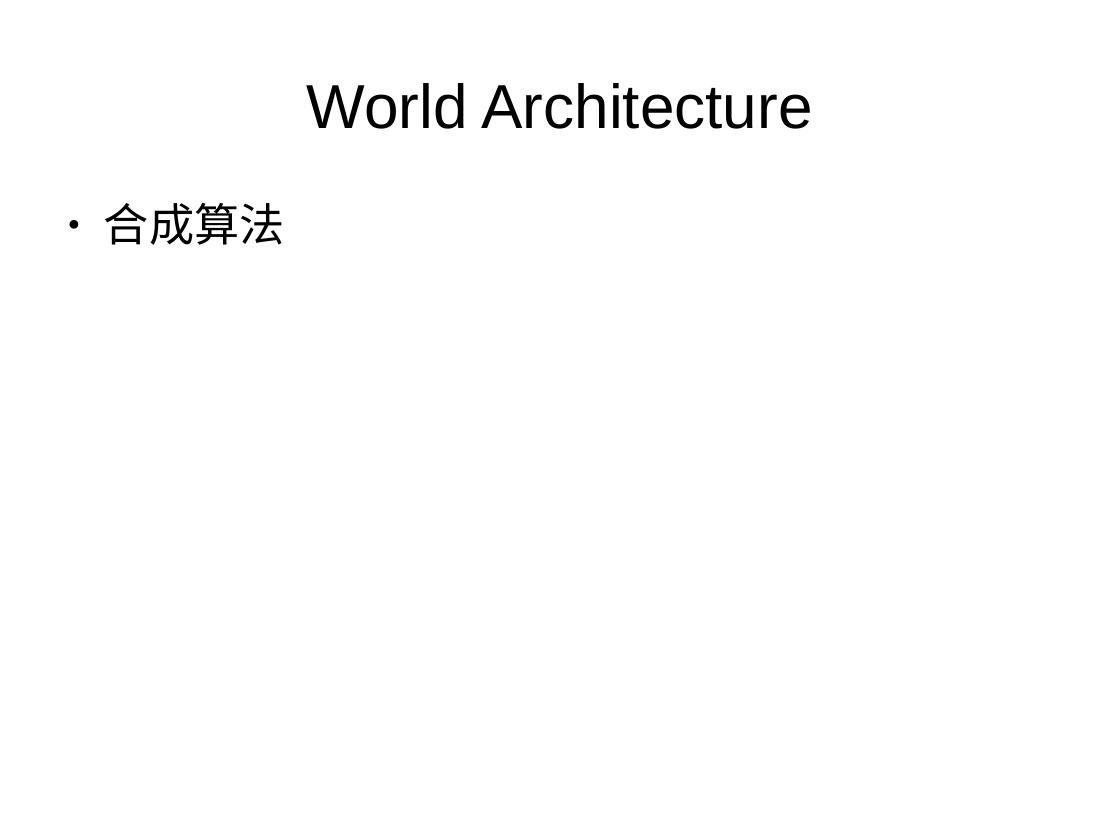
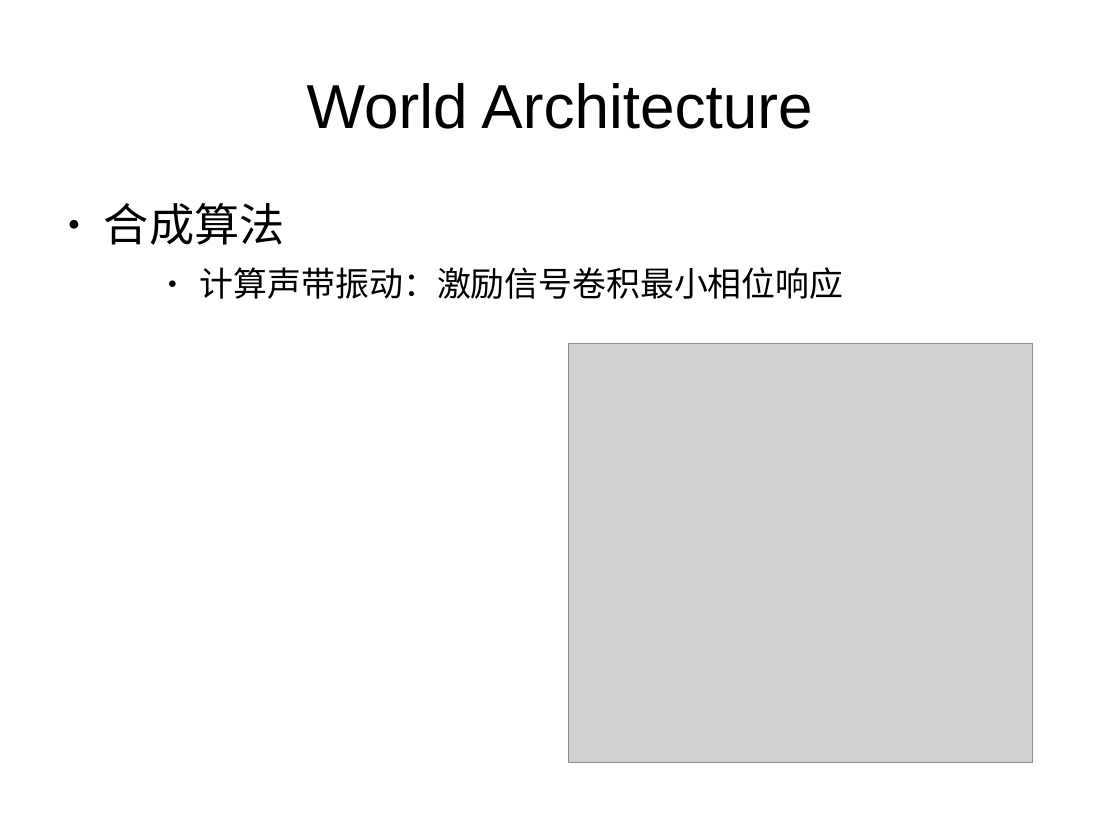
Before and after one commit to iloveat/book_share, a slide deck: slide 8 of world/world.odp. Drawn at 1120x840 pixels with LibreOffice and Linux fonts; fonts in the diff are those of the drawing; grey boxes stand for pictures. Boxes give left, top, right and bottom in pixels: in the first picture for what was removed or moved away, otherwise in the second. Text is boxed around its words. In the diff, an @@ line names an element or a change of style, - is before the commit and + after.

```diff
--- a/world/world.odp
+++ b/world/world.odp
@@ text at (200,267,843,299): paragraph added @@
+    ● 计算声带振动：激励信号卷积最小相位响应
@@ picture added at (569,344,1033,762) @@
```
Also in this commit, not shown: 1 other slide changed, 1 slide added, 1 slide removed, 1 other file.
